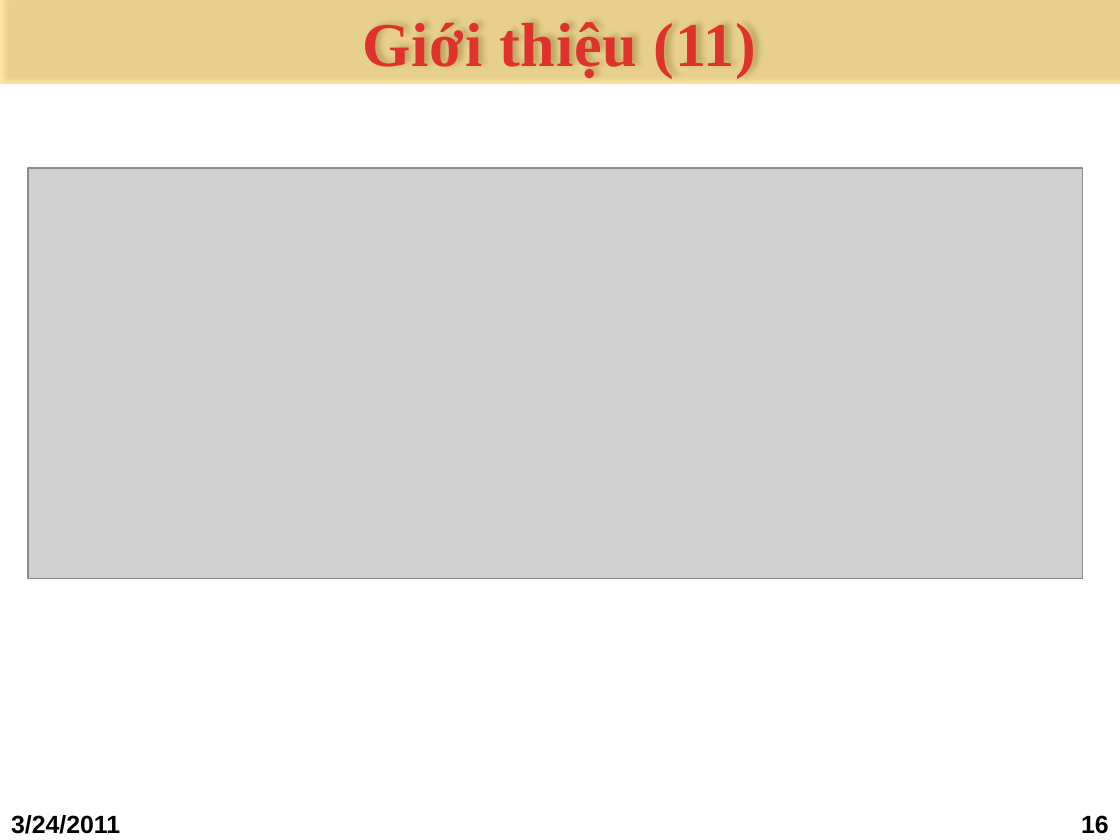
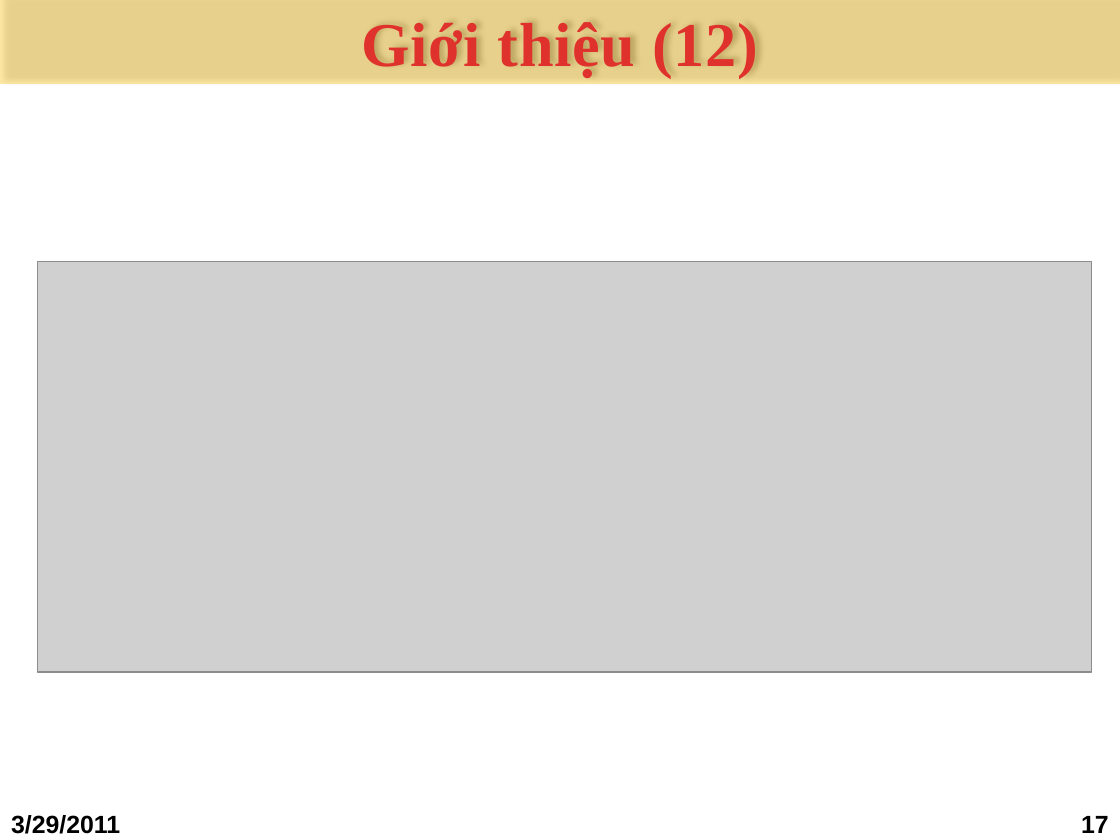
Before and after one commit to bomong/steganography-khtn-2011, a slide deck: slide 17 of Seminar DFT/1.Bao cao/_ADL_DFT(draft).pptx (slide 16 before the commit). Drawn at 1120x840 pixels with LibreOffice and Linux fonts; fonts in the diff are those of the drawing; grey boxes stand for pictures; background and template pictures are left out. Boxes give left, top, right and bottom in pixels: in the first picture for what was removed or moved away, otherwise in the second. Text is boxed around its words. In the diff, an @@ line names an element or a change of style, - is before the commit and + after.

```diff
--- a/Seminar DFT/1.Bao cao/_ADL_DFT(draft).pptx
+++ b/Seminar DFT/1.Bao cao/_ADL_DFT(draft).pptx
@@ title at (361, 22, 758, 78): text changed @@
-Giới thiệu (11)
+Giới thiệu (12)
@@ picture: place and size @@
-picture at (28, 168, 1083, 579)
+picture at (37, 261, 1092, 672)
@@ text at (11, 815, 120, 834): text changed @@
-3/24/2011
+3/29/2011
@@ page number at (1081, 816, 1109, 833): text changed @@
-16
+17
```
Also in this commit, not shown: 27 other slides changed, 19 slides added, 15 other files.
